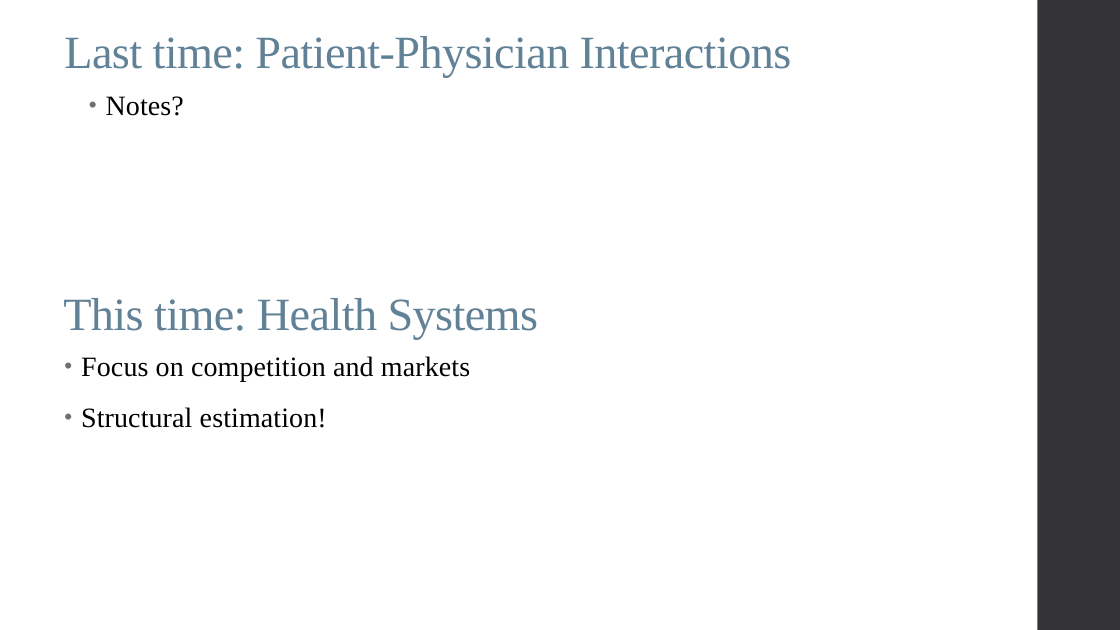
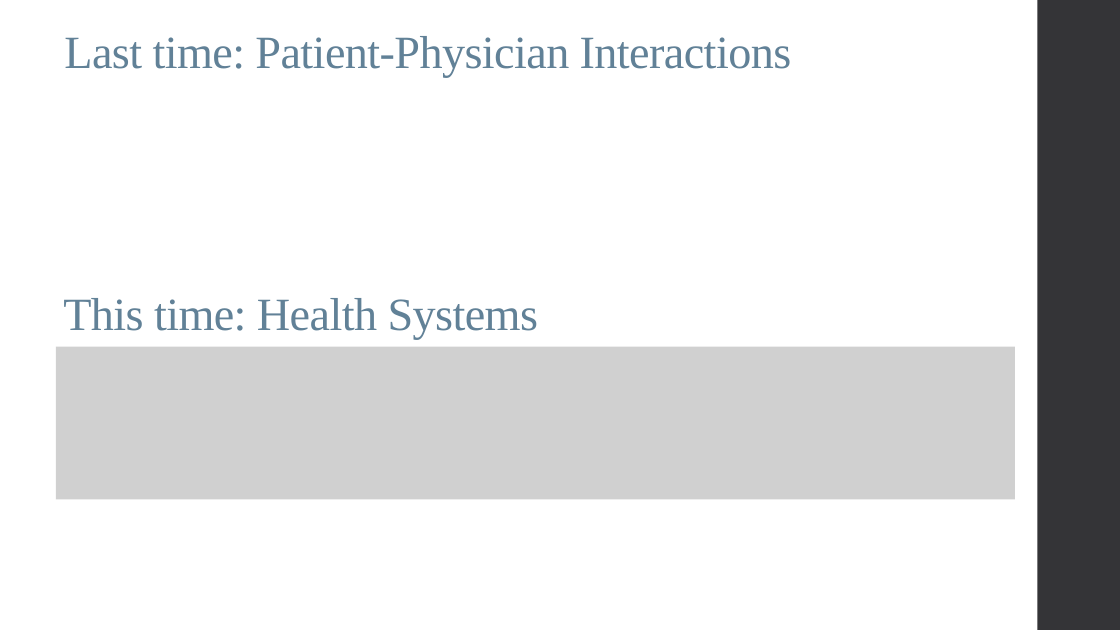
Before and after one commit to alex-hoagland/HAD6750H, a slide deck: slide 2 of Lecture06_HealthSystems/L6Slides_HealthSystems_2023W.pptx (slide 3 before the commit). Drawn at 1120x630 pixels with LibreOffice and Linux fonts; fonts in the diff are those of the drawing; grey boxes stand for pictures. Boxes give left, top, right and bottom in pixels: in the first picture for what was removed or moved away, otherwise in the second. Text is boxed around its words. In the diff, an @@ line names an element or a change of style, - is before the commit and + after.

```diff
--- a/Lecture06_HealthSystems/L6Slides_HealthSystems_2023W.pptx
+++ b/Lecture06_HealthSystems/L6Slides_HealthSystems_2023W.pptx
@@ text removed at (106, 96, 184, 116) @@
-• Notes?
@@ picture added at (56, 347, 1016, 500) @@
@@ text removed at (81, 356, 470, 428) @@
-• Focus on competition and markets
-• Structural estimation!
```
Also in this commit, not shown: 7 other slides changed, 5 slides added, 5 slides removed.
